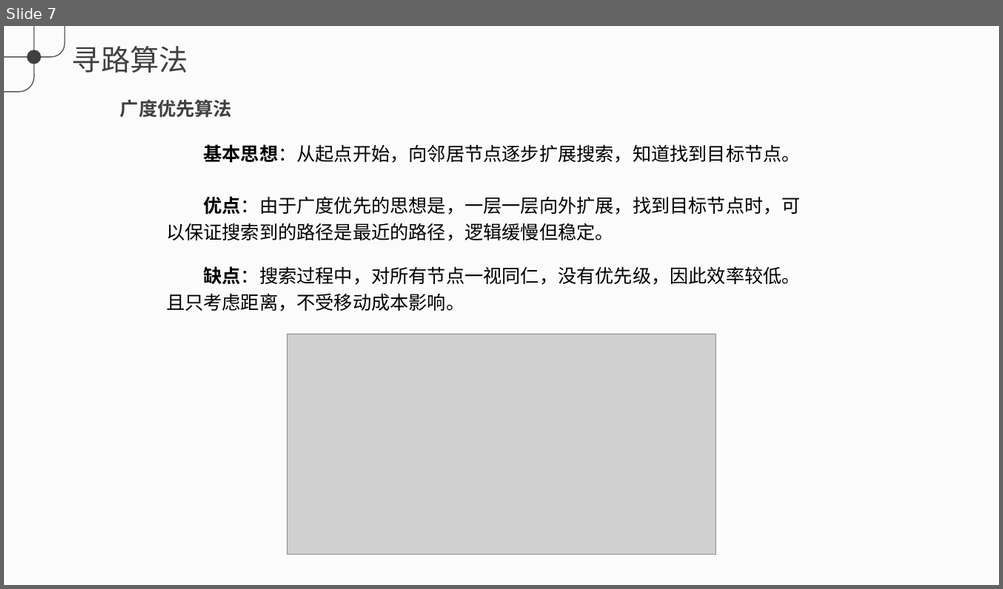
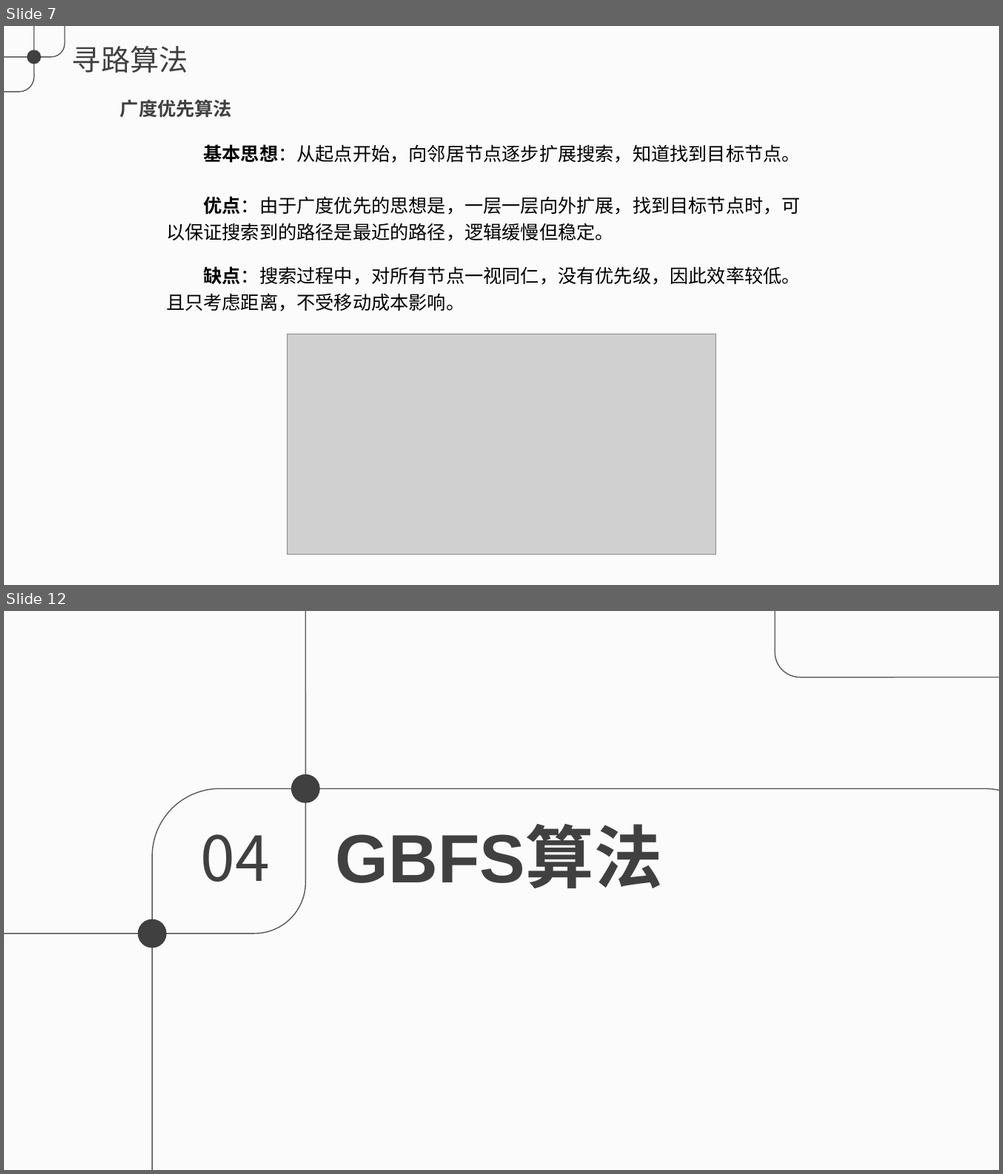
Before and after one commit to Galahad-Zero/PathFinding, a slide deck: doc/寻路算法.pptx. Shown one above the other, each under a label of ours: slide 7 before the commit, slides 7 and 12 after it; the slides between them are not shown. The pictures are 1003x589 and 1003x1174 pixels, drawn with LibreOffice and Linux fonts; fonts in the diff are those of the drawing; grey boxes stand for pictures. Boxes give left, top, right and bottom in pixels: in the first picture for what was removed or moved away, otherwise in the second. Text is boxed around its words. In the diff, an @@ line names an element or a change of style, - is before the commit and + after.

```diff
--- a/doc/寻路算法.pptx
+++ b/doc/寻路算法.pptx
@@ slide 12 added at (x1=4, y1=611, x2=999, y2=1170), background #F2F2F2 at 30% opacity @@
@@ rounded rectangle added at (x1=4, y1=611, x2=305, y2=934), outline #595959 1 pt @@
@@ rounded rectangle added at (x1=775, y1=611, x2=999, y2=678), outline #595959 1 pt @@
@@ ellipse added at (x1=291, y1=775, x2=320, y2=803), fill #404040 @@
@@ rounded rectangle added at (x1=153, y1=789, x2=999, y2=1170), outline #595959 1 pt @@
@@ text added at (x1=336, y1=829, x2=662, y2=889), 66 pt, text #404040, bold @@
+GBFS算法
@@ text added at (x1=201, y1=834, x2=270, y2=882), 60 pt, text #404040 @@
+04
@@ ellipse added at (x1=137, y1=919, x2=167, y2=948), fill #404040 @@
```
Also in this commit, not shown: 1 slide changed, 11 other slides added, 13 slides removed, 1 other file.
